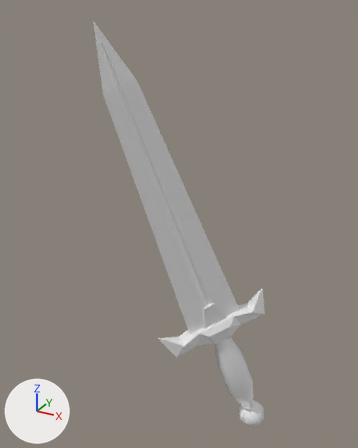
One commit to the Blender file data/items/models/sword.blend: the scene before it, then after it.
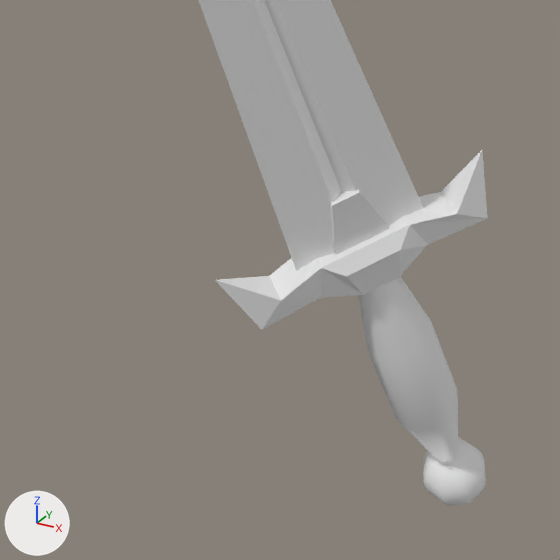
Old and new are each drawn whole from a 50 mm camera at (1.29, -2.88, 3.43) aimed at (-0.31, 0.02, 1.98) and again close up on the part from 21% to 82% of the width and 51% to 100% of the height. Lighting does not change. The marker at lower left points along +X, +Y and +Z.
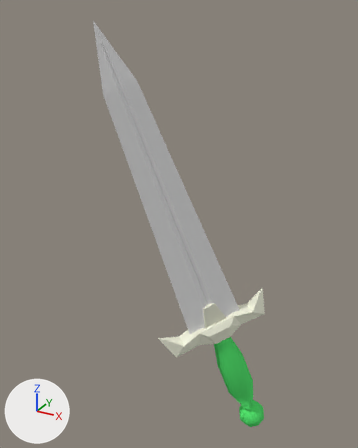
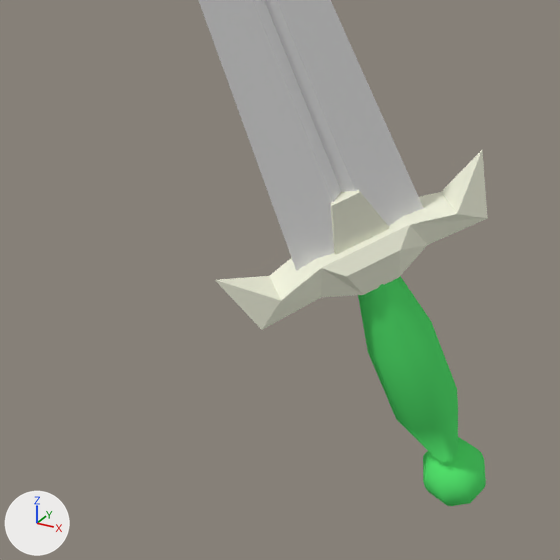
What differs and where, as boxes [x1, y1, x2, y2] in the close-ups (560 x 560 px):
'Sphere', recoloured (white to green)
    both: [358, 276, 486, 506]

What changed in the scene script:
```text
Add mat_mathandle:
    mat_mathandle = diffuse_material('MatHandle')
    mat_mathandle.base_color = (0.0955, 0.807, 0.166)  # green #57e871
Change me_sphere:
    where me_sphere.from_pydata(...)  # 137 vertices, 136 faces; spans x -1.41..1.41, y -1.41..1.41, z -1.41..12.31
    remove me_sphere.materials.append(mat_material)  # white #e7e7e7
    add me_sphere.materials.append(mat_mathandle)  # green #57e871
```
